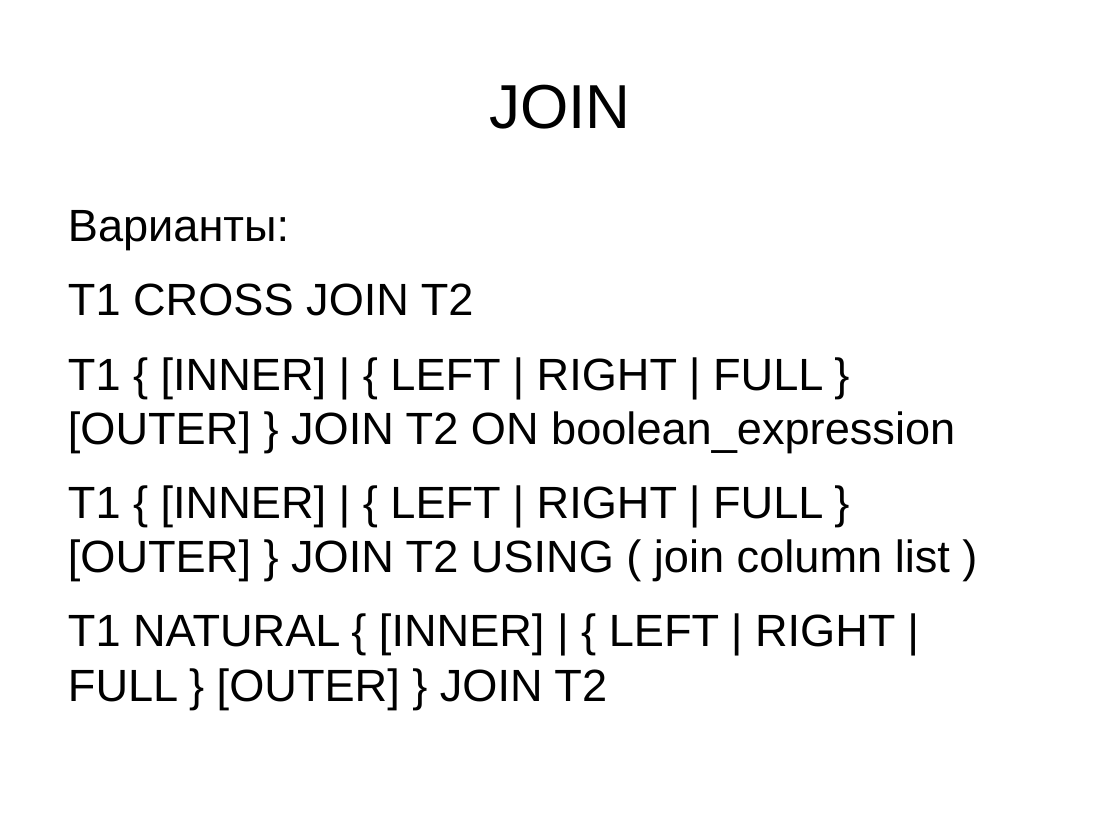
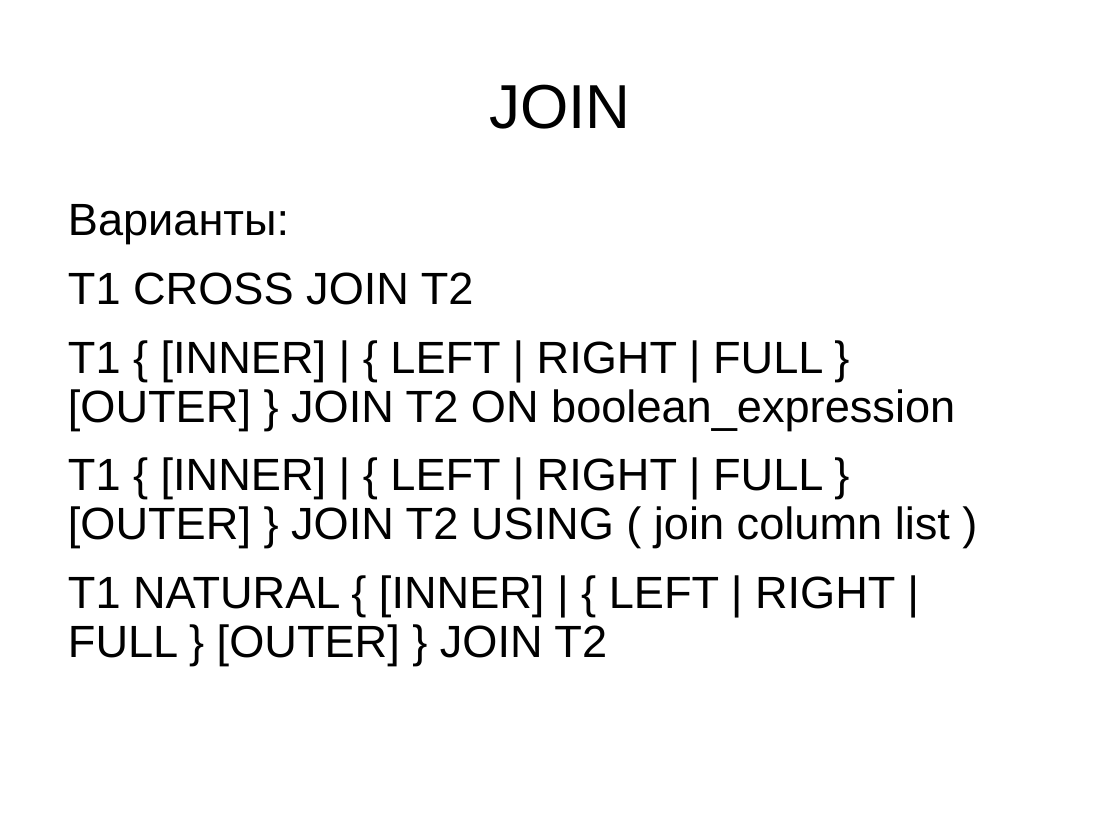
Before and after one commit to Rust1k/dbCourse, a slide deck: slide 4 of presentations/lesson7.pptx. Drawn at 1120x840 pixels with LibreOffice and Linux fonts; fonts in the diff are those of the drawing. Boxes give left, top, right and bottom in pixels: in the first picture for what was removed or moved away, otherwise in the second. Text is boxed around its words. In the diff, an @@ line names an element or a change of style, - is before the commit and + after.

```diff
--- a/presentations/lesson7.pptx
+++ b/presentations/lesson7.pptx
@@ text "Варианты:" at (68,204,955,665): line spacing 1 to 0.9 @@
```
Also in this commit, not shown: 5 other slides changed, 3 other files.
